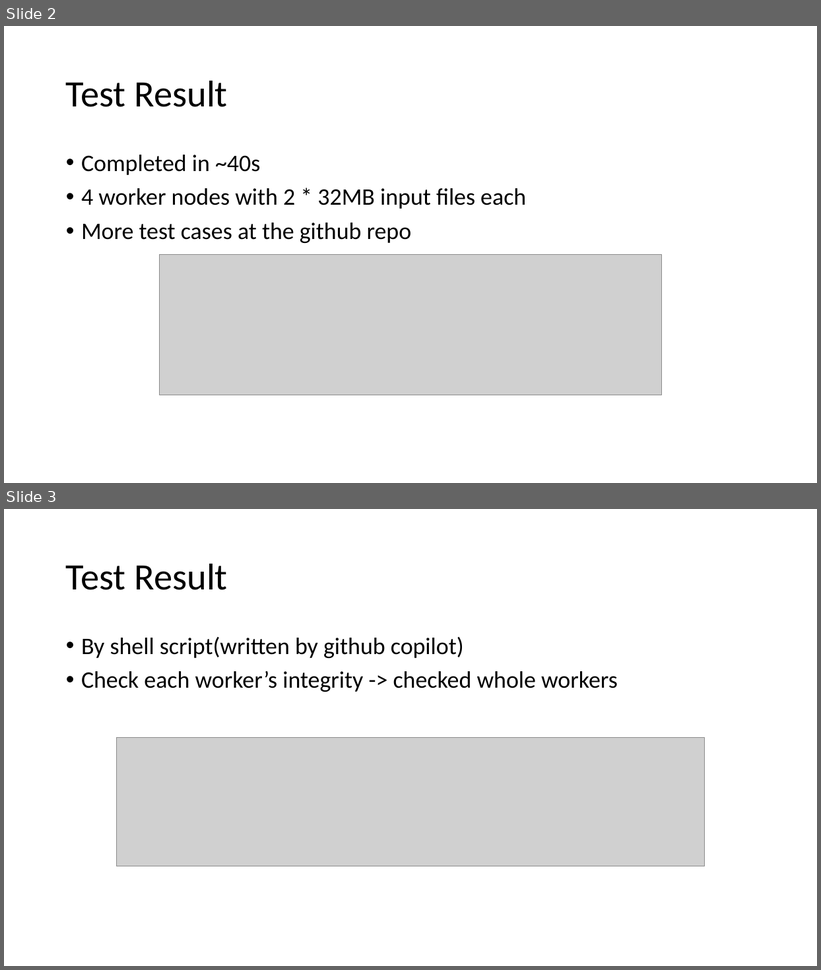
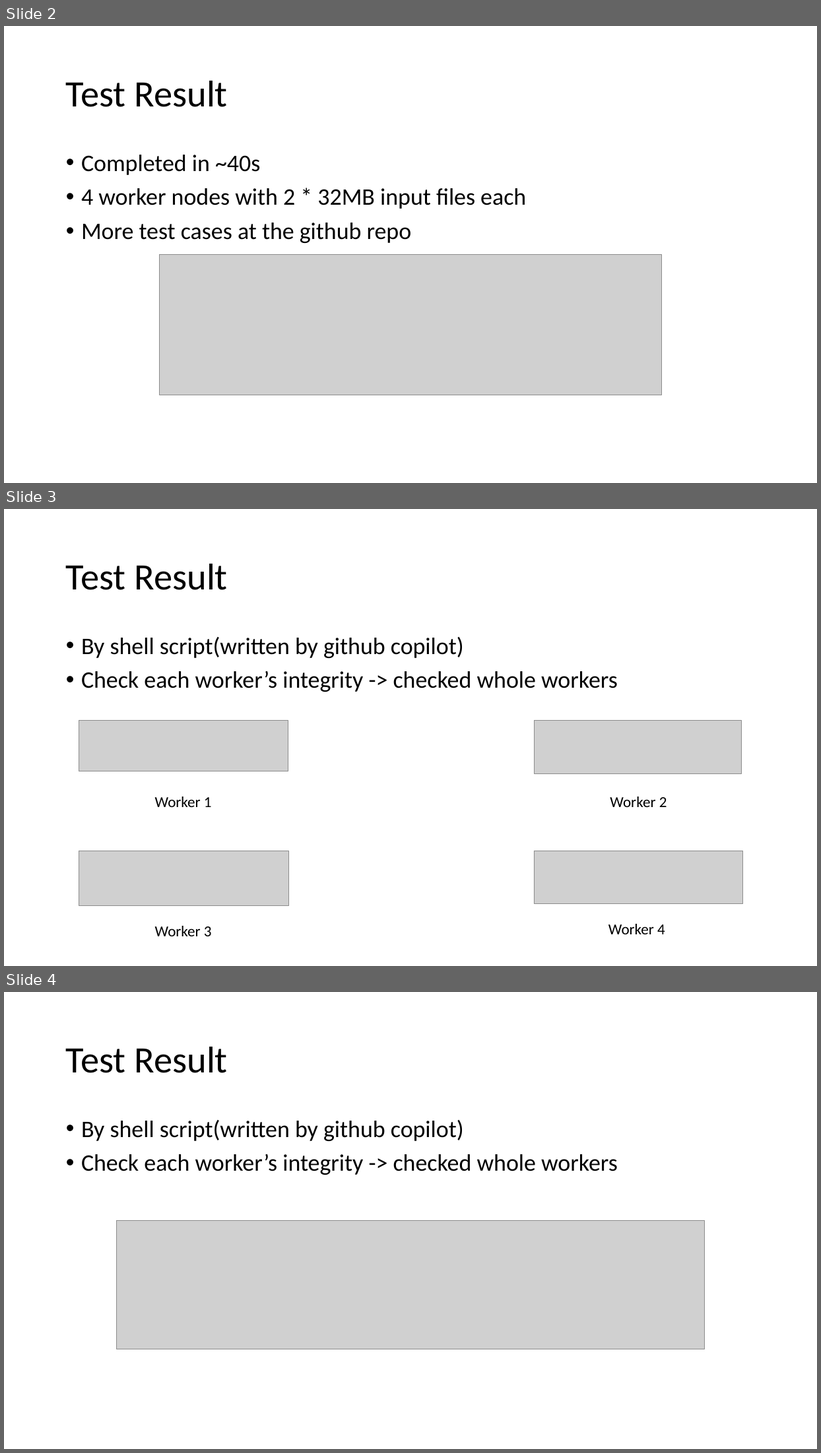
Before and after one commit to qwercxzsda/cs434-project, a slide deck: docs/Final Presentation.pptx. Shown one above the other, each under a label of ours: slides 2 and 3 before the commit, slides 2, 3 and 4 after it. The pictures are 821x970 and 821x1453 pixels, drawn with LibreOffice and Linux fonts; fonts in the diff are those of the drawing; grey boxes stand for pictures. Boxes give left, top, right and bottom in pixels: in the first picture for what was removed or moved away, otherwise in the second. Text is boxed around its words. In the diff, an @@ line names an element or a change of style, - is before the commit and + after.

Commit message:
add test result for each workers

```diff
--- a/docs/Final Presentation.pptx
+++ b/docs/Final Presentation.pptx
@@ slide 3 added at (4,509,817,966), background #FFFFFF @@
@@ title added at (66,563,228,590), 44 pt, text #000000 @@
+Test Result
@@ text added at (81,637,618,692), 28 pt, text #000000 @@
+• By shell script(written by github copilot)
+• Check each worker’s integrity -> checked whole workers
@@ picture added at (79,721,288,771) @@
@@ picture added at (534,721,741,774) @@
@@ text added at (155,797,212,807), 18 pt, text #000000 @@
+Worker 1
@@ text added at (610,797,667,807), 18 pt, text #000000 @@
+Worker 2
@@ picture added at (79,851,289,906) @@
@@ picture added at (534,851,743,905) @@
@@ text added at (609,924,665,935), 18 pt, text #000000 @@
+Worker 4
@@ text added at (155,926,212,937), 18 pt, text #000000 @@
+Worker 3
@@ what was slide 3 is now slide 4 @@
```
